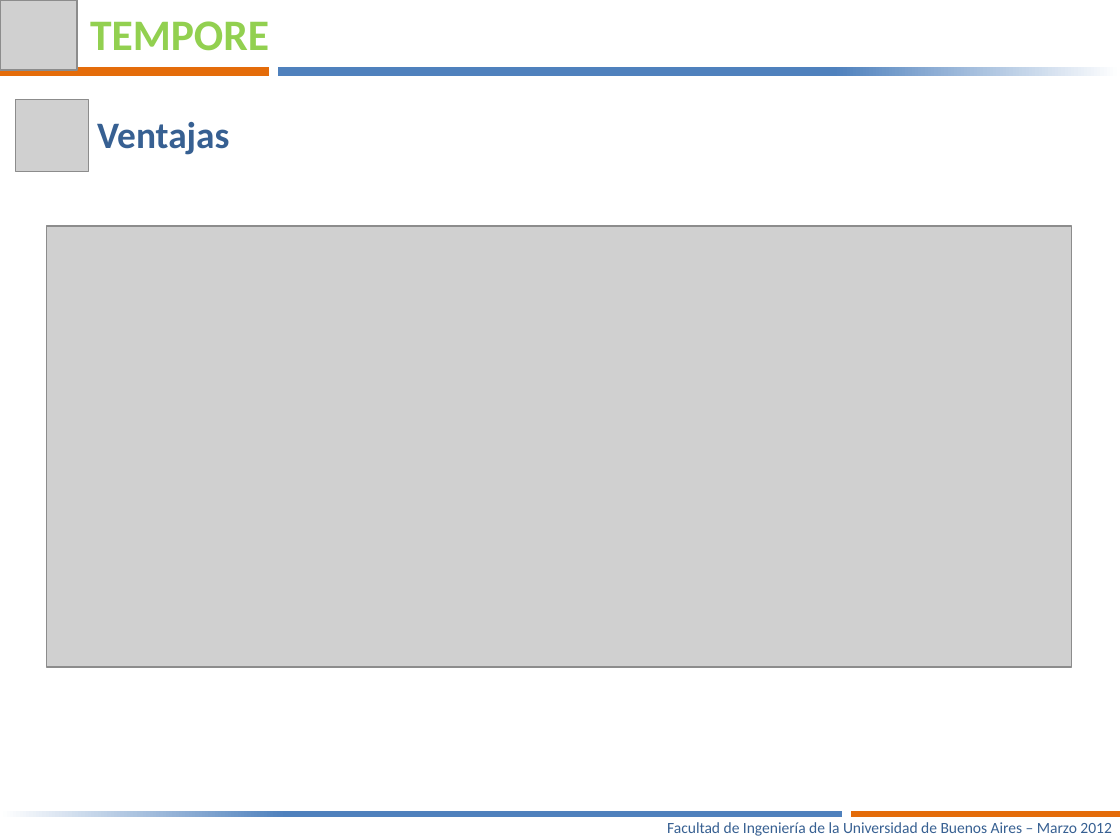
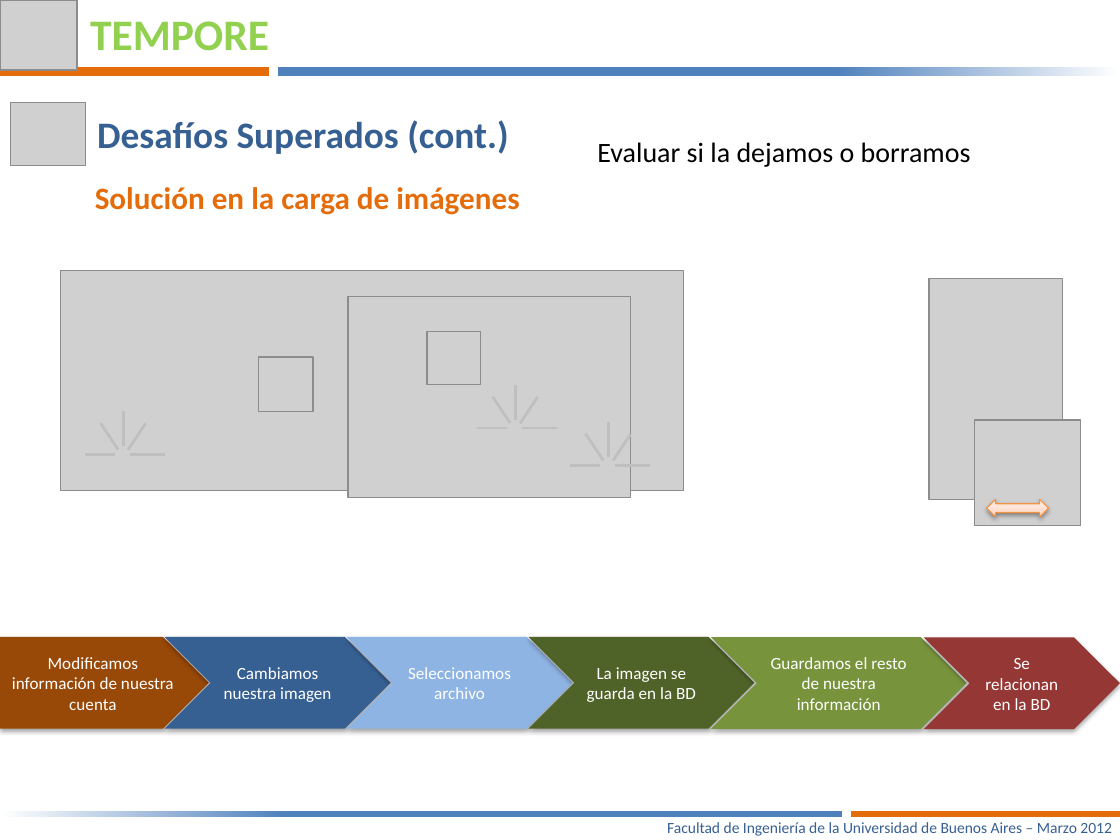
Before and after one commit to joshishimla99/tempore, a slide deck: slide 11 of docs/Presentacion Final/Tempore – Manejá tus tiempos-V3.pptx (slide 6 before the commit). Drawn at 1120x840 pixels with LibreOffice and Linux fonts; fonts in the diff are those of the drawing; grey boxes stand for pictures; background and template pictures are left out. Boxes give left, top, right and bottom in pixels: in the first picture for what was removed or moved away, otherwise in the second. Text is boxed around its words. In the diff, an @@ line names an element or a change of style, - is before the commit and + after.

```diff
--- a/docs/Presentacion Final/Tempore – Manejá tus tiempos-V3.pptx
+++ b/docs/Presentacion Final/Tempore – Manejá tus tiempos-V3.pptx
@@ picture: place and size @@
-picture at box(16, 100, 88, 172)
+picture at box(10, 103, 85, 166)
@@ text removed at box(97, 122, 229, 155) @@
-Ventajas
@@ text added at box(97, 120, 508, 154), 24 pt, text #376092, bold @@
+Desafíos Superados (cont.)
@@ text added at box(597, 142, 971, 167), 18 pt, text #000000 @@
+Evaluar si la dejamos o borramos
@@ text added at box(95, 187, 519, 215), 20 pt, text #E46C0A, bold @@
+Solución en la carga de imágenes
@@ picture: place and size @@
-picture at box(46, 226, 1071, 668)
+picture at box(60, 270, 683, 491)
@@ picture added at box(348, 297, 631, 497) @@
@@ picture added at box(928, 279, 1062, 500) @@
@@ picture added at box(259, 357, 312, 411) @@
@@ picture added at box(427, 332, 480, 385) @@
@@ group added at box(477, 385, 557, 428): 5 lines @@
@@ picture added at box(974, 420, 1080, 525) @@
@@ group added at box(85, 411, 165, 455): 5 lines @@
@@ group added at box(570, 422, 650, 465): 5 lines @@
@@ left right arrow added at box(987, 500, 1048, 517), fill gradient #FFD2BD to #FFDED0 to #FFF2ED, outline #F69240 0.75 pt @@
@@ pentagon arrow added at box(0, 637, 209, 729), fill #984807, 11 pt, text #FFFFFF @@
+Modificamos información de nuestra cuenta
@@ chevron added at box(165, 637, 391, 729), fill #376092, 11 pt, text #FFFFFF @@
+Cambiamos nuestra imagen
@@ chevron added at box(346, 637, 572, 729), fill #8EB4E3, 11 pt, text #FFFFFF @@
+Seleccionamos archivo
@@ chevron added at box(529, 637, 755, 729), fill #4F6228, 11 pt, text #FFFFFF @@
+La imagen se guarda en la BD
@@ chevron added at box(711, 637, 967, 729), fill #77933C, 11 pt, text #FFFFFF @@
+Guardamos el resto de nuestra información
@@ chevron added at box(924, 637, 1120, 729), fill #953735, 11 pt, text #FFFFFF @@
+Se relacionan en la BD
```
Also in this commit, not shown: 2 other slides changed, 1 other file.
